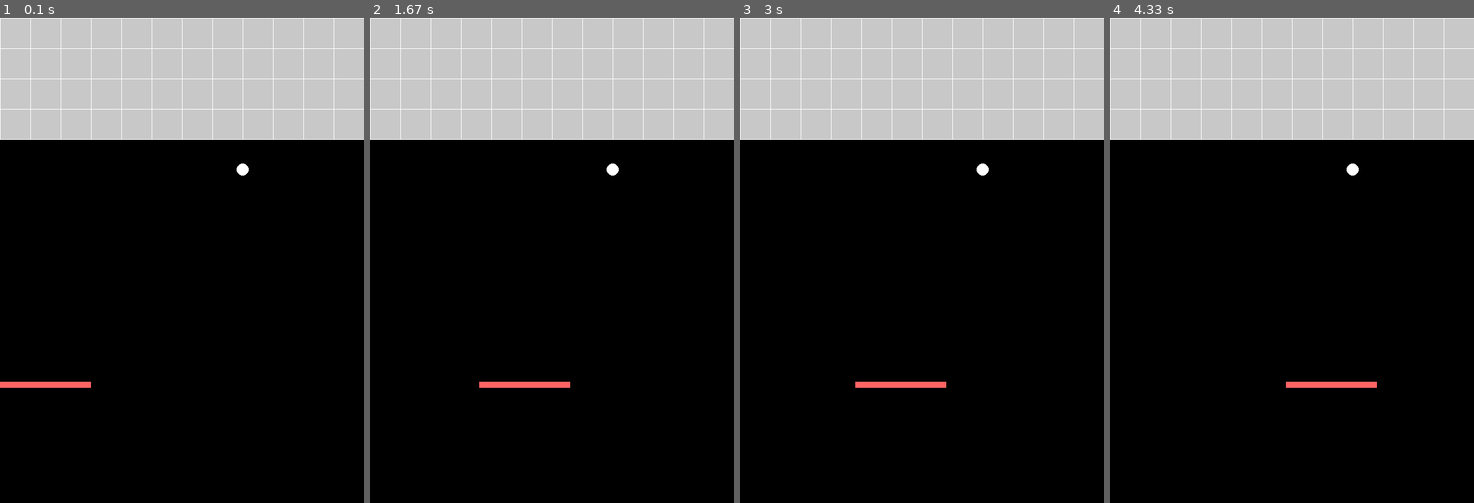
Above: before the commit, frames 1-4 (left to right).
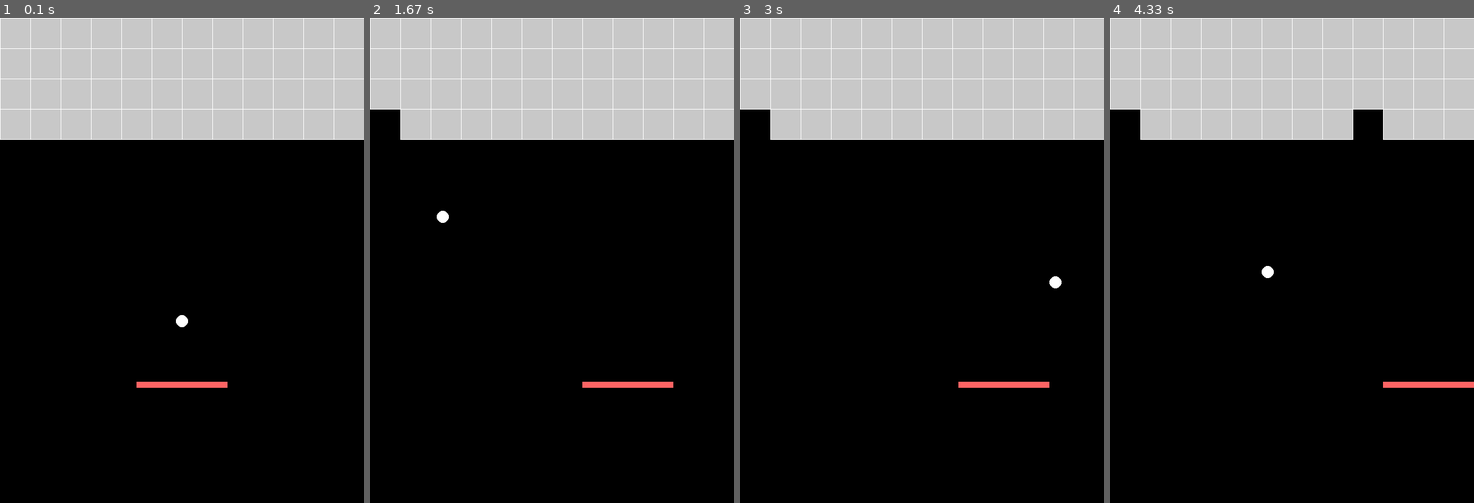
Above: after the commit, the same moments.

Repository: pidan1919810/bounce_game
Game: pygame game, started from main.py
Same seed, same stepped clock (60 frames per second), same inputs: the game is played once before the commit and once after it.
Inputs:
- Up to frame 1 (0.1 s): no input
- Up to frame 2 (1.67 s): hold Right 0.33-0.8 s; hold Right 0.83-1.3 s; hold Left from 1.33 s (still down)
- Up to frame 3 (3 s): release Left at 1.87 s; hold Left 1.9-2.3 s; hold Right 2.33-2.97 s
- Up to frame 4 (4.33 s): hold Left 3-3.47 s; hold Right 3.5-3.97 s; hold Right from 4 s (still down)

The runs differ from the first frame. In frame 1, 0.8% of the frame differs, in the area x 0-69%, y 30-77%; in frame 2, 1.3%; in frame 3, 1.3%; in frame 4, 1.8%, in the area x 0-100%, y 18-77%.

Commit message:
球类的重构

Diff:
--- a/level.py
+++ b/level.py
@@ -1,8 +1,8 @@
 import pygame
 from setting import SCREEN_HEIGHT, SCREEN_WIDTH
-from level_objects.ball import ball_manager
+from level_objects.ball import ball_manager, Normal_ball
 from level_objects.board import board
-from level_objects.brick import brick_manager
+from level_objects.brick import brick_manager, Brick
 
 running:bool = True
 objects:list = []
@@ -11,7 +11,7 @@
     objects.append(brick_manager)
 
     objects.append(ball_manager)
-    ball_manager.extend(1)
+    ball_manager.extend(Normal_ball,(300,500))
 
     objects.append(board)
 
@@ -20,6 +20,8 @@
 
 def in_game() -> None:
     pass
+
+score:int = 0
 
 def update_level(screen) -> None:
     global running
--- a/level_objects/ball.py
+++ b/level_objects/ball.py
@@ -1,64 +1,57 @@
 import pygame, random
+
+from pygame import Vector2
+from pygame.event import Event
+from abc import ABC, abstractmethod
+from typing import override
+
+from .base_object import Base_object
 from setting import BALL_SPEED, SCREEN_HEIGHT, SCREEN_WIDTH
 
-class Ball():
-    def __init__(self) -> None:
-        self.x = 400
-        self.y = 250
+class Base_balls(Base_object, ABC):
+    """
+        球的基类
+    """
+    direction:Vector2
 
-        self.radius = 10
-        self.color = (255, 255, 255)
+    raduis:float
+    color:pygame.Color
+    speed:float
 
-        self.direction = pygame.Vector2(random.randint(0,1),-1)
-        if self.direction.x == 0:
-            self.direction.x = -1
-        self.speed = BALL_SPEED
+    def __init__(self, x:float, y:float) -> None:
+        super().__init__(x, y)
+        self.direction = Vector2(1,0)
 
-        self.start = False
-
-    def update(self, events:list[pygame.event.Event]) -> None:
-        for event in events:
-            if event.type == pygame.MOUSEBUTTONDOWN:
-                self.start = True
-
-        if self.start:
-            self.move()
-
-    def draw(self, screen) -> None:
-        pygame.draw.circle(screen, self.color, (self.x, self.y), self.radius)
-
-    # move the ball ,rebounce on wall, change diriction
     def move(self) -> None:
-        #rad = random.choice(range(-1,2,2))/10
-
         speed = self.speed
         self.x += self.direction.x * speed
         self.y += self.direction.y * speed
 
+    def bounce(self) -> None:
         #左右墙反弹
-        if self.x + self.radius >= SCREEN_WIDTH or self.x-self.radius <= 0:
+        if self.x + self.raduis >= SCREEN_WIDTH or self.x-self.raduis <= 0:
             self.direction.x *= -1
         #低于屏幕
-        if self.y + self.radius >= SCREEN_HEIGHT:
-            ball_manager.delete_ball(self)
+        if self.y + self.raduis >= SCREEN_HEIGHT:
+            self.out_screen()
 
         #上墙反弹
         if self.y <= 0:
             self.direction.y *= -1
 
         from .board import board
-
-        if self.x + self.radius >= board.get_x() and self.x - self.radius <= board.get_x() + board.get_length():
-            if self.y + self.radius >= board.get_y() and self.y - self.radius <= board.get_y():
+        #弹版反弹
+        if self.x + self.raduis >= board.get_x() and self.x - self.raduis <= board.get_x() + board.get_length():
+            if self.y + self.raduis >= board.get_y() and self.y - self.raduis <= board.get_y():
                 self.direction.y *= -1
-
+        #砖块反弹
         from .brick import brick_manager
         bricks = brick_manager.get_bricks()
 
         for brick in bricks:
             # 检查是否碰撞
-            if (self.x + self.radius >= brick.get_x() and self.x - self.radius <= brick.get_x() + brick.get_size() and
-                self.y + self.radius >= brick.get_y() and self.y - self.radius <= brick.get_y() + brick.get_size()):
+            if (self.x + self.raduis >= brick.get_x() and self.x - self.raduis <= brick.get_x() + brick.get_size() and
+                self.y + self.raduis >= brick.get_y() and self.y - self.raduis <= brick.get_y() + brick.get_size()):
 
                 # 计算球中心与砖块中心的偏移
                 brick_center_x = brick.get_x() + brick.get_size() / 2
@@ -68,37 +61,90 @@
                 dy = self.y - brick_center_y
 
                 # 根据偏移判断是水平碰撞还是垂直碰撞
+                delta_move = random.randint(-10,10)/100
                 if abs(dx) > abs(dy):
-                    self.direction.x *= -1
+                    self.direction.x *= -1 + delta_move
                 else:
-                    self.direction.y *= -1
+                    self.direction.y *= -1 + delta_move
 
-                brick_manager.break_brick(brick)
+                self.direction.normalize()
+                self.touch_object(brick)
+
                 break  # 一次只处理一个砖块
 
-
-class Effect_ball(Ball):
-    def __init__(self, effect:str) -> None:
-        self.effect:str = effect
-        self.x = random.randint(0,800)
-        self.y = 0
-
-    def draw(self, screen) -> None:
+    @abstractmethod
+    def out_screen(self) -> None:
         pass
 
+    @abstractmethod
+    def touch_object(self, object:Base_object|None) -> None:
+        pass
+
+class Normal_ball(Base_balls):
+    def __init__(self, x:float, y:float) -> None:
+        super().__init__(x,y)
+
+        self.raduis = 10
+        self.color = pygame.Color(255, 255, 255)
+        self.speed = BALL_SPEED
+
+        self.direction = pygame.Vector2(random.randint(0,1),-1)
+        if self.direction.x == 0:
+            self.direction.x = -1
+
+    def update(self, events:list[pygame.event.Event]) -> None:
+        if ball_manager.start:
+            self.move()
+            self.bounce()
+
+    def draw(self, screen:pygame.Surface) -> None:
+        pygame.draw.circle(screen, self.color, (self.x, self.y), self.raduis)
+
+    def out_screen(self) -> None:
+        ball_manager.delete_ball(self)
+
+    def touch_object(self, object:Base_object|None) -> None:
+        from .brick import brick_manager, Brick
+        if isinstance(object, Brick):
+            brick_manager.break_brick(object)
+
+#class Effect_ball(Base_balls):
+#    def __init__(self, x:float, y:float) -> None:
+#        super().__init__(x,y)
+#        #self.effect:str = effect
+#        self.x = random.randint(0,800)
+#        self.y = 0
+
+#    def draw(self, screen) -> None:
+#        super().draw(screen)
+
+#    def bounce(self) -> None:
+#        ball_manager.extend(Ball,(self.x-20,self.y),(self.x,self.y),(self.x+20,self.y))
+#        ball_manager.delete_ball(self)
+
 class Ball_manager():
-    balls:list[Ball]
+    balls:list[Base_balls]
     ball_count:int
 
     def __init__(self) -> None:
         self.ball_count = 0
         self.balls = []
+        self.start = False
 
-    def extend(self,number:int) -> None:
-        for _ in range(number):
-            self.balls.append(Ball())
+    def extend(
+            self,
+            cls:type[Base_balls],
+            *args:tuple[float, float]
+            ) -> None:
+
+        for pos in args:
+            self.balls.append(cls.create(pos[0], pos[1]))
 
     def update(self, events) -> None:
+        for event in events:
+            if event.type == pygame.KEYDOWN:
+                self.start = True
+
         for ball in self.balls:
             ball.update(events)
 
@@ -106,7 +152,7 @@
         for ball in self.balls:
             ball.draw(screen)
 
-    def delete_ball(self, ball):
+    def delete_ball(self, ball:Base_balls) -> None:
         self.ball_count -= 1
         self.balls.remove(ball)
 
--- /dev/null
+++ b/level_objects/base_object.py
@@ -0,0 +1,38 @@
+import pygame
+from pygame.event import Event
+from typing import Self
+from abc import ABC, abstractmethod
+
+
+class Base_object(ABC):
+    """
+        定义了所有的物体基类
+    """
+    x:float
+    y:float
+    def __init__(self, x:float, y:float) -> None:
+        self.x = x
+        self.y = y
+
+    @abstractmethod
+    def draw(self, screen:pygame.Surface) -> None:
+        pass
+
+    @abstractmethod
+    def update(self, events:list[Event]) -> None:
+        pass
+
+    @classmethod
+    def create(cls, x:float, y:float) -> Self:
+        return cls(x,y)
+
+    def get_x(self) -> float:
+        return self.x
+    def get_y(self) -> float:
+        return self.y
+
+class Base_image(Base_object, ABC):
+    """
+        包含了渲染图片的的逻辑
+        未实现
+    """
--- a/level_objects/board.py
+++ b/level_objects/board.py
@@ -4,7 +4,7 @@
 
 class Board():
     def __init__(self) -> None:
-        self.x:float = 0
+        self.x:float = SCREEN_WIDTH/2-BOARD_LENGTH/2
         self.y:float = 600
         self.move_delta:pygame.Vector2 = Vector2(0,0)
         self.speed:float = BOARD_MOVEING_SPEED
--- a/level_objects/brick.py
+++ b/level_objects/brick.py
@@ -1,7 +1,9 @@
 import pygame
+from .base_object import Base_object
+from pygame.event import Event
 from setting import BRICK_SIZE, SCREEN_HEIGHT, SCREEN_WIDTH
 
-class Brick():
+class Brick(Base_object):
     def __init__(self, x:float, y:float) -> None:
         self.x:float = x
         self.y:float = y
@@ -11,11 +13,8 @@
         pygame.draw.rect(screen, (200, 200, 200), (self.x+1, self.y+1, self.size-1, self.size-1))
         pygame.draw.lines(screen, (255, 255, 255), True, [(self.x, self.y), (self.x+self.size, self.y), (self.x+self.size, self.y+self.size), (self.x, self.y+self.size)], 1)
 
-    def get_x(self) -> float:
-        return self.x
-
-    def get_y(self) -> float:
-        return self.y
+    def update(self, events:list[Event]) -> None:
+        pass
 
     def get_size(self) -> float:
         return self.size
Empty file added: useful_pygame_library.py
